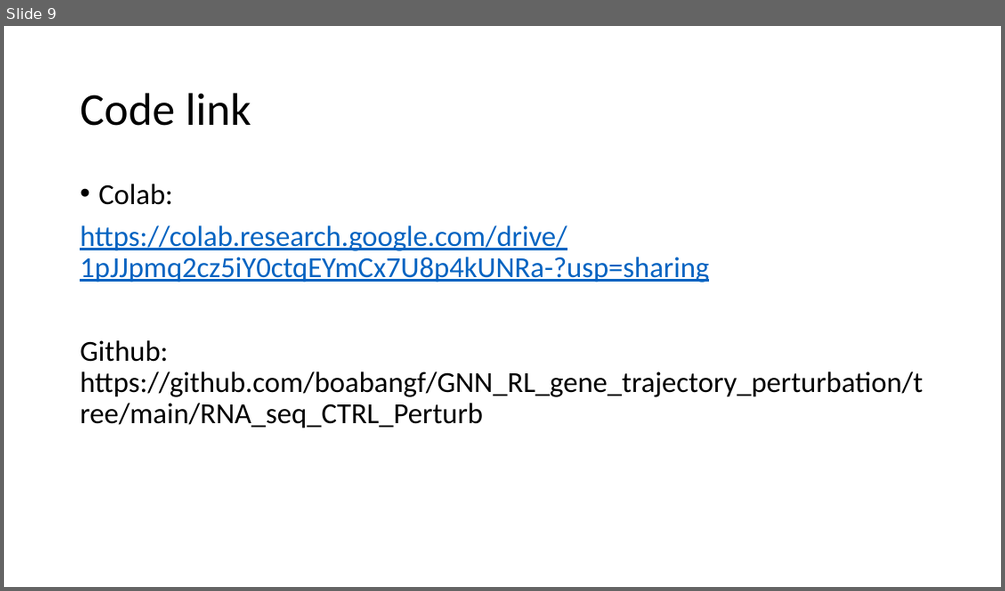
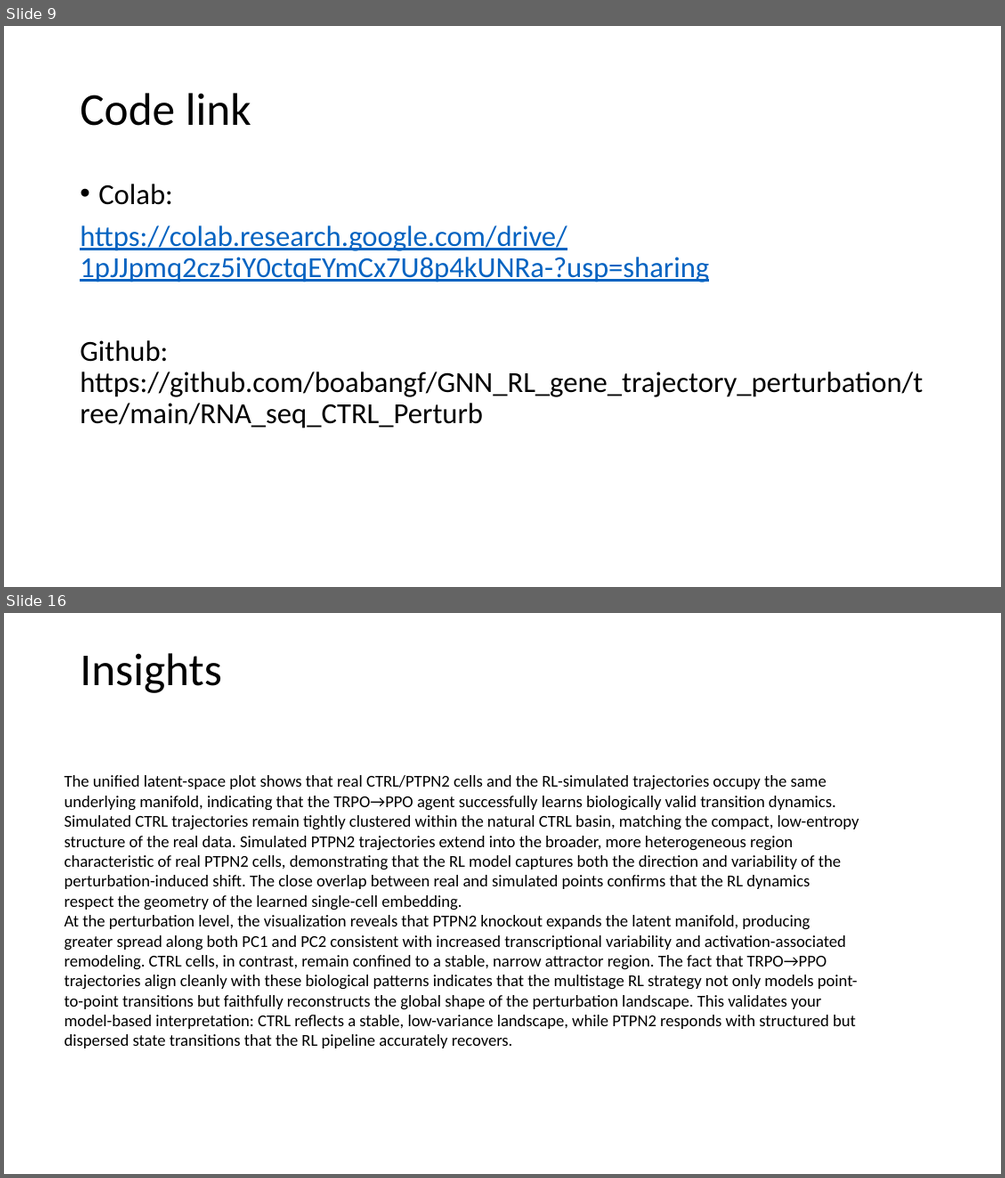
Before and after one commit to boabangf/GNN_RL_gene_trajectory_perturbation, a slide deck: ppt slides for omic codeathon (1).pptx. Shown one above the other, each under a label of ours: slide 9 before the commit, slides 9 and 16 after it; the slides between them are not shown. The pictures are 1005x591 and 1005x1178 pixels, drawn with LibreOffice and Linux fonts; fonts in the diff are those of the drawing. Boxes give left, top, right and bottom in pixels: in the first picture for what was removed or moved away, otherwise in the second. Text is boxed around its words. In the diff, an @@ line names an element or a change of style, - is before the commit and + after.

```diff
--- a/ppt slides for omic codeathon (1).pptx
+++ b/ppt slides for omic codeathon (1).pptx
@@ slide 16 added at (x1=4, y1=613, x2=1001, y2=1174), background #FFFFFF @@
@@ title added at (x1=80, y1=653, x2=222, y2=693), 44 pt, text #000000 @@
+Insights
@@ text added at (x1=65, y1=775, x2=859, y2=1048), 16 pt, text #000000 @@
+The unified latent-space plot shows that real CTRL/PTPN2 cells and the RL-simulated trajectories occupy the same underlying manifold, indicating that the TRPO→PPO agent successfully learns biologically valid transition dynamics. Simulated CTRL trajectories remain tightly clustered within the natural CTRL basin, matching the compact, low-entropy structure of the real data. Simulated PTPN2 trajectories extend into the broader, more heterogeneous region characteristic of real PTPN2 cells, demonstrating that the RL model captures both the direction and variability of the perturbation-induced shift. The close overlap between real and simulated points confirms that the RL dynamics respect the geometry of the learned single-cell embedding.
+At the perturbation level, the visualization reveals that PTPN2 knockout expands the latent manifold, producing greater spread along both PC1 and PC2 consistent with increased transcriptional variability and activation-associated remodeling. CTRL cells, in contrast, remain confined to a stable, narrow attractor region. The fact that TRPO→PPO trajectories align cleanly with these biological patterns indicates that the multistage RL strategy not only models point-to-point transitions but faithfully reconstructs the global shape of the perturbation landscape. This validates your model-based interpretation: CTRL reflects a stable, low-variance landscape, while PTPN2 responds with structured but dispersed state transitions that the RL pipeline accurately recovers.
```
Also in this commit, not shown: 4 slides changed, 4 other slides added, 1 slide removed.
